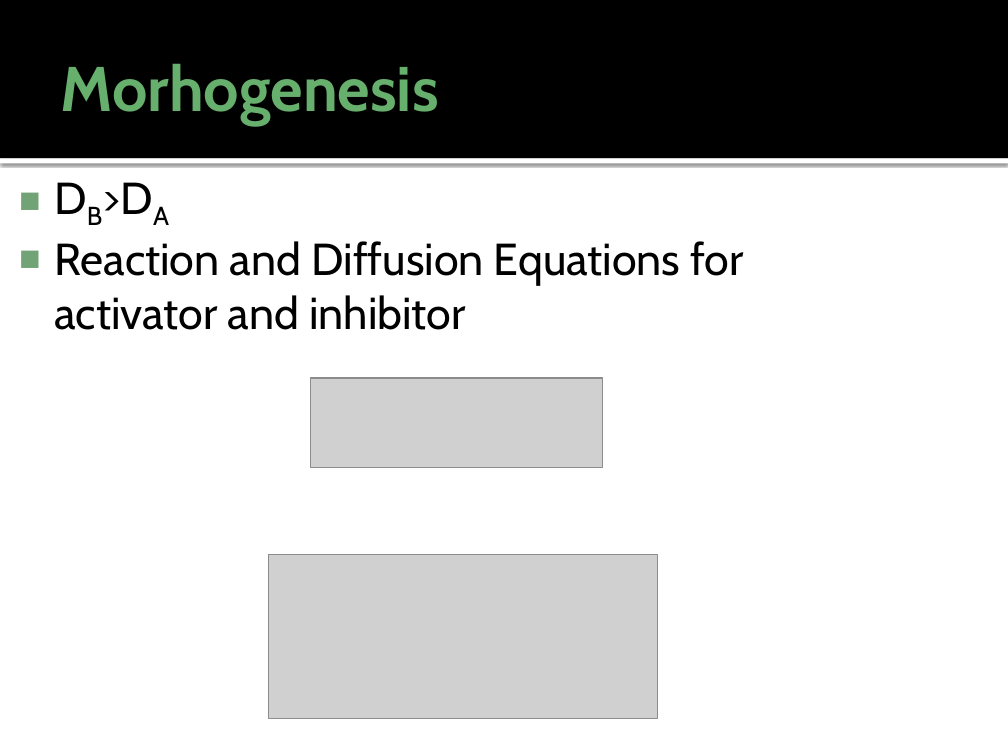
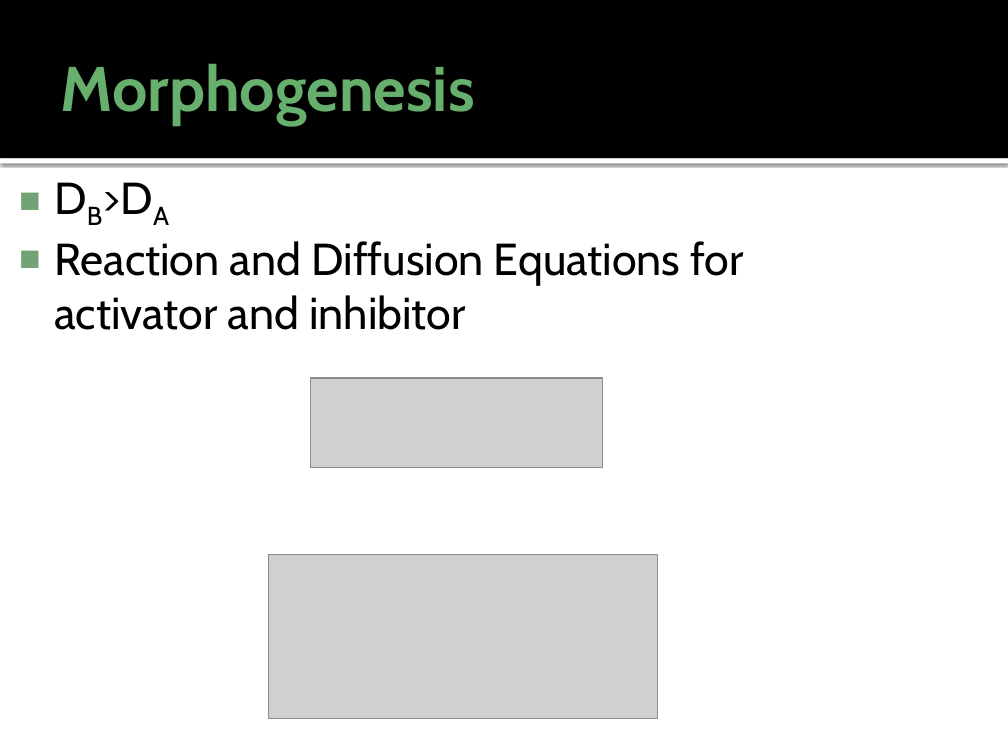
Before and after one commit to puthes/presentations, a slide deck: slide 10 of Biological Pattern Formation_Saumya.pptx. Drawn at 1008x756 pixels with LibreOffice and Linux fonts; fonts in the diff are those of the drawing; grey boxes stand for pictures; background and template pictures are left out. Boxes give left, top, right and bottom in pixels: in the first picture for what was removed or moved away, otherwise in the second. Text is boxed around its words. In the diff, an @@ line names an element or a change of style, - is before the commit and + after.

```diff
--- a/Biological Pattern Formation_Saumya.pptx
+++ b/Biological Pattern Formation_Saumya.pptx
@@ title at [60, 63, 474, 126]: text changed @@
-Morhogenesis
+Morphogenesis
```
Also in this commit, not shown: 1 other slide changed.
